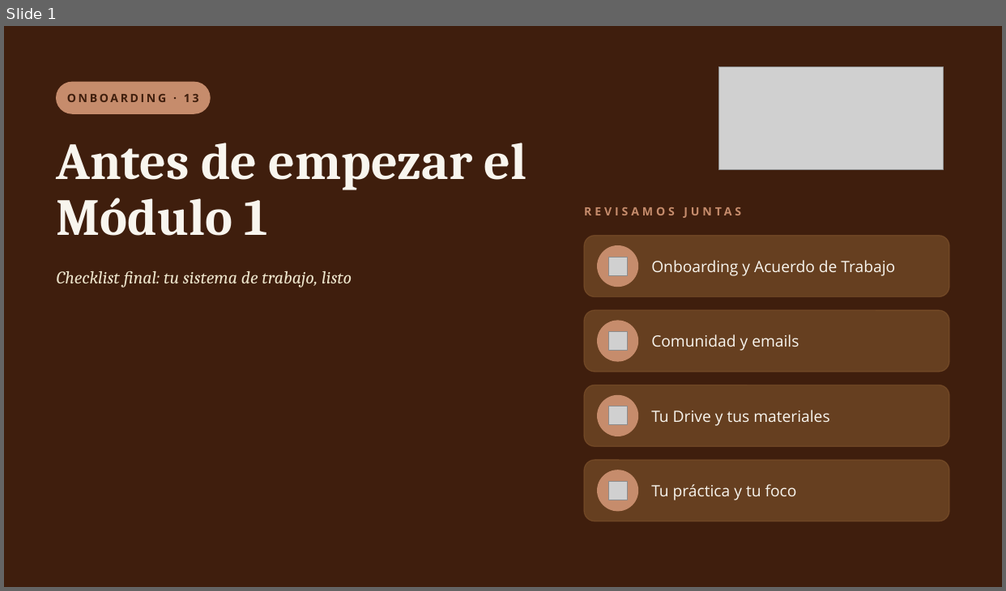
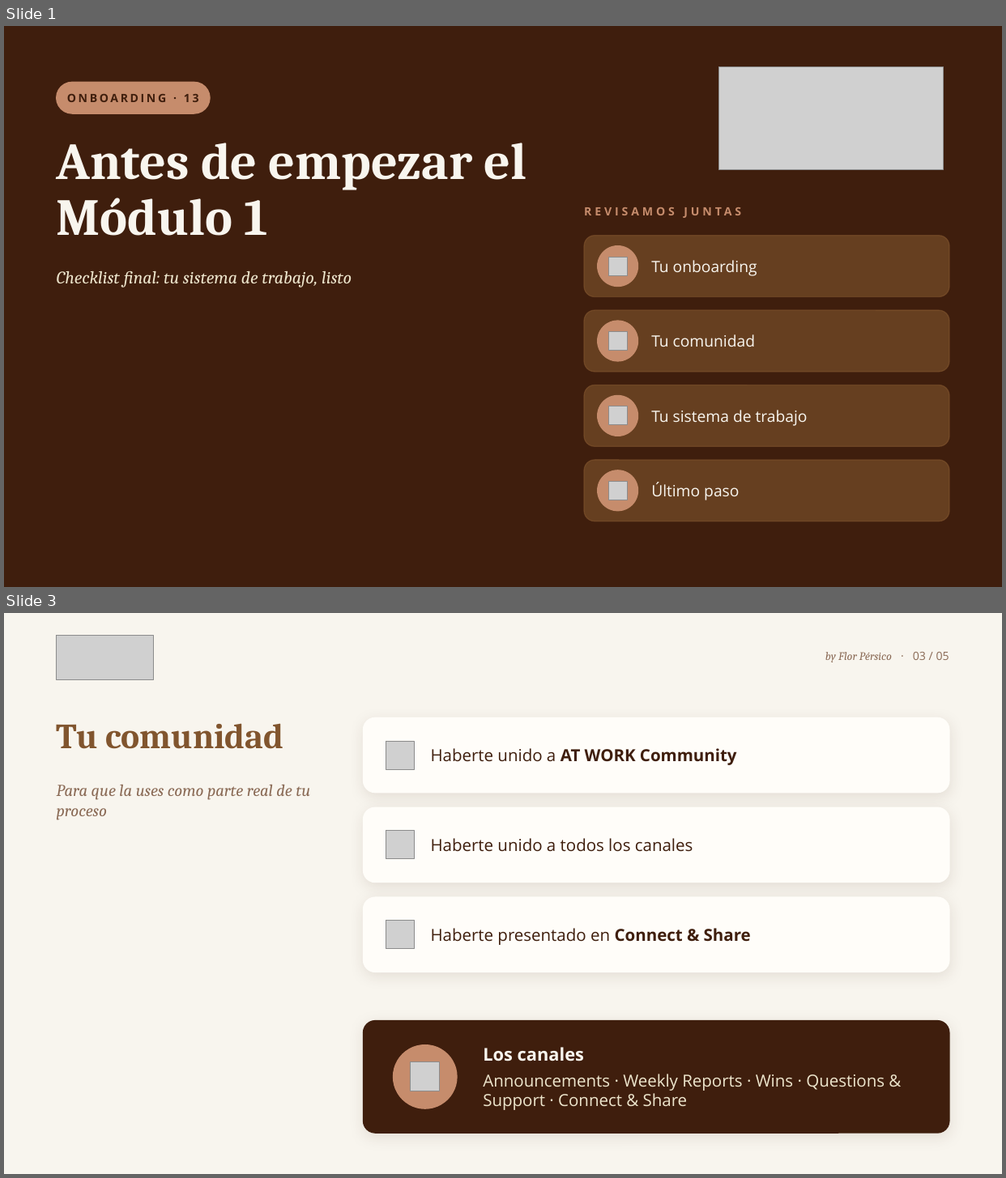
Before and after one commit to florenciapersico-ctrl/brakingbarriersatwork, a slide deck: onboarding/presentaciones/ONB13_Checklist_final.pptx. Shown one above the other, each under a label of ours: slide 1 before the commit, slides 1 and 3 after it; the slides between them are not shown. The pictures are 1006x591 and 1006x1178 pixels, drawn with LibreOffice and Linux fonts; fonts in the diff are those of the drawing; grey boxes stand for pictures. Boxes give left, top, right and bottom in pixels: in the first picture for what was removed or moved away, otherwise in the second. Text is boxed around its words. In the diff, an @@ line names an element or a change of style, - is before the commit and + after.

```diff
--- a/onboarding/presentaciones/ONB13_Checklist_final.pptx
+++ b/onboarding/presentaciones/ONB13_Checklist_final.pptx
@@ slide 3 added at (x1=4, y1=613, x2=1002, y2=1174), background #F8F5EE @@
@@ picture added at (x1=57, y1=636, x2=154, y2=679) @@
@@ text added at (x1=825, y1=652, x2=949, y2=662), 11 pt, text #8A6A55, italic @@
+by Flor Pérsico · 03 / 05
@@ text added at (x1=57, y1=723, x2=283, y2=749), 34 pt, text #81552E, bold @@
+Tu comunidad
@@ rounded rectangle added at (x1=364, y1=717, x2=949, y2=793), fill #FFFDF9, outline #FFFDF9 1 pt @@
@@ picture added at (x1=386, y1=741, x2=414, y2=769) @@
@@ text added at (x1=431, y1=748, x2=737, y2=765), 16 pt, text #3F1E0D, bold @@
+Haberte unido a AT WORK Community
@@ text added at (x1=57, y1=785, x2=310, y2=820), 16 pt, text #8A6A55, italic @@
+Para que la uses como parte real de tu proceso
@@ rounded rectangle added at (x1=364, y1=807, x2=949, y2=883), fill #FFFDF9, outline #FFFDF9 1 pt @@
@@ picture added at (x1=386, y1=831, x2=414, y2=859) @@
@@ text added at (x1=431, y1=838, x2=693, y2=852), 16 pt, text #3F1E0D @@
+Haberte unido a todos los canales
@@ rounded rectangle added at (x1=364, y1=897, x2=949, y2=973), fill #FFFDF9, outline #FFFDF9 1 pt @@
@@ picture added at (x1=386, y1=921, x2=414, y2=949) @@
@@ text added at (x1=431, y1=928, x2=751, y2=945), 16 pt, text #3F1E0D @@
+Haberte presentado en Connect & Share
@@ rounded rectangle added at (x1=364, y1=1021, x2=949, y2=1133), fill #3F1E0D, outline #3F1E0D 1 pt @@
@@ ellipse added at (x1=394, y1=1046, x2=457, y2=1110), fill #C68C6C, outline #C68C6C 1 pt @@
@@ text added at (x1=483, y1=1047, x2=884, y2=1110), 16 pt, text #EDE5CC @@
+Los canales
+Announcements · Weekly Reports · Wins · Questions & Support · Connect & Share
@@ picture added at (x1=411, y1=1063, x2=440, y2=1092) @@
@@ slide 1 changed as well @@
@@ text at (x1=651, y1=260, x2=757, y2=276): text changed @@
-Onboarding y Acuerdo de Trabajo
+Tu onboarding
@@ text at (x1=651, y1=335, x2=755, y2=347): text changed @@
-Comunidad y emails
+Tu comunidad
@@ text at (x1=651, y1=410, x2=808, y2=426): text changed @@
-Tu Drive y tus materiales
+Tu sistema de trabajo
@@ text at (x1=651, y1=482, x2=739, y2=501): text changed @@
-Tu práctica y tu foco
+Último paso
```
Also in this commit, not shown: 2 other slides changed, 1 other slide added, 1 slide removed, 2 other files.
